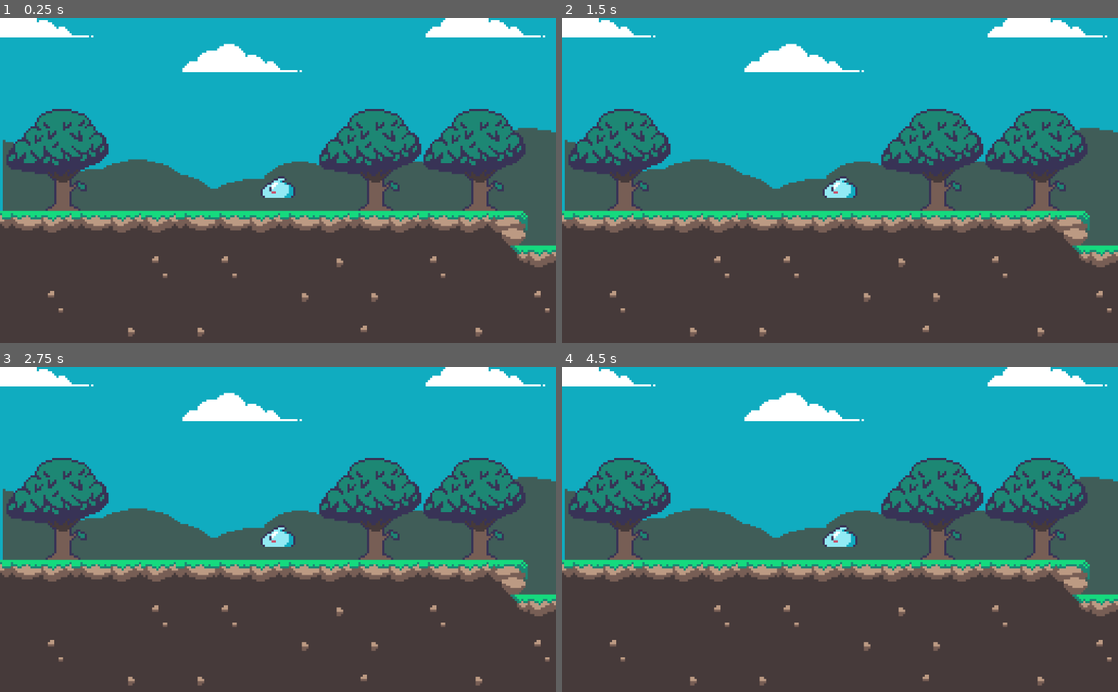
Above: before the commit, frames 1-4 (two rows, left to right).
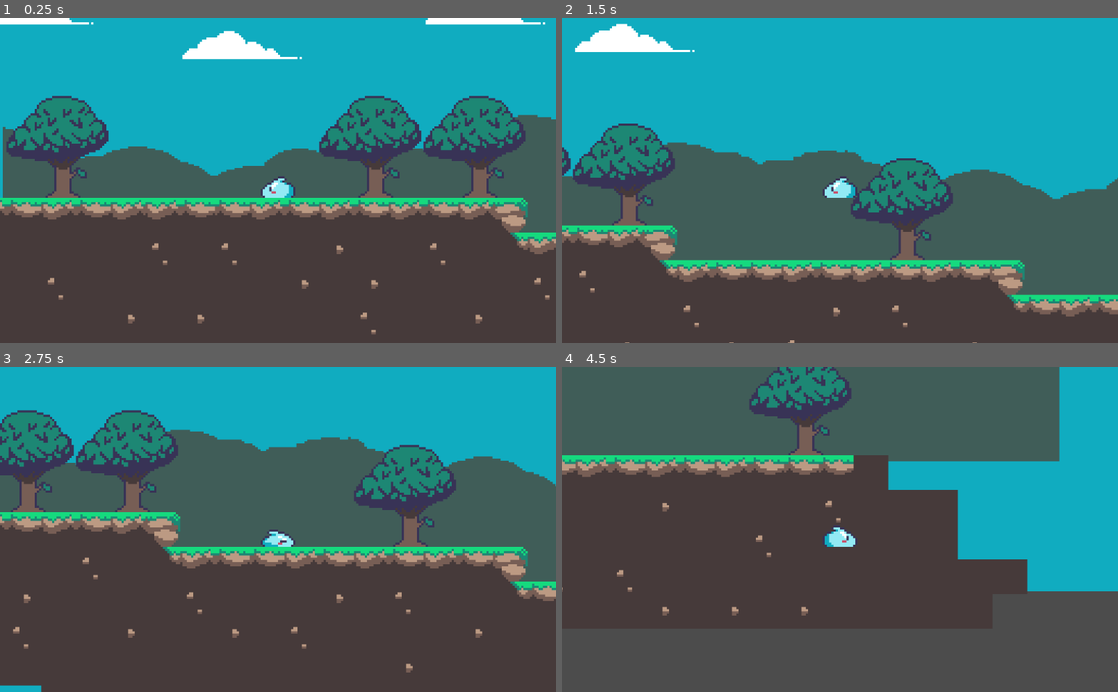
Above: after the commit, the same moments.

Repository: MaximoYT201/Game
Game: Godot game, scene res://Scenes/Mundo1.tscn
Two runs of this game, one before a commit and one after it. Both use one fixed random seed, a clock stepped at 60 frames per second and the inputs below.
Inputs:
- Up to frame 1 (0.25 s): no input
- Up to frame 2 (1.5 s): tap Enter at 0.5 s; hold Up (ui_up) 0.53-1.28 s; hold Right (ui_right) from 0.53 s (still down); tap Up (ui_up) at 1.35 s
- Up to frame 3 (2.75 s): tap Up (ui_up) at 1.52, 1.82 s; release Right (ui_right) at 2.03 s; hold Left (ui_left) from 2.03 s (still down); hold Up (ui_up) from 2.03 s (still down)
- Up to frame 4 (4.5 s): release Left (ui_left) at 2.78 s; release Up (ui_up) at 2.78 s; hold Right (ui_right) 2.78-4.28 s; tap Up (ui_up) at 2.85, 3.02, 3.32, 4.35 s; hold Up (ui_up) 3.53-4.28 s; hold Left (ui_left) from 4.28 s (still down)

The runs differ from the first frame. In frame 1, 23% of the frame differs, in the area x 0-100%, y 0-99%; in frame 2, 38%; in frame 3, 40%; in frame 4, 62%.

Commit message:
Movimiento base de player

Diff:
--- a/Scenes/Player.tscn
+++ b/Scenes/Player.tscn
@@ -61,6 +61,7 @@
 vframes = 2
 
 [node name="AnimationPlayer" type="AnimationPlayer" parent="."]
+method_call_mode = 1
 anims/Idle = SubResource( 2 )
 anims/RESET = SubResource( 3 )
 anims/Walk = SubResource( 4 )
--- a/Scrips/Player.gd
+++ b/Scrips/Player.gd
@@ -1 +1,66 @@
+
 extends KinematicBody2D
+
+# Variables de movimiento
+var speed = 200
+var jump_speed = -400
+var gravity = 800
+var jump_limit = -100
+var jump_cutoff_gravity = 1000
+var velocity = Vector2()
+var is_jumping = false
+
+# Nodo AnimationPlayer (asegúrate de que el nombre coincida con tu árbol de escenas)
+onready var anim_player = $AnimationPlayer
+onready var sprite = $Sprite # Añadimos una referencia a tu nodo Sprite
+
+func _physics_process(delta):
+
+	# Reiniciar velocidad horizontal
+	velocity.x = 0
+
+	# Movimiento horizontal (izquierda y derecha)
+	if Input.is_action_pressed("ui_right"):
+		velocity.x = speed
+		# Voltear el personaje para que mire a la derecha
+		sprite.flip_h = false
+	elif Input.is_action_pressed("ui_left"):
+		velocity.x = -speed
+		# Voltear el personaje para que mire a la izquierda
+		sprite.flip_h = true
+
+	# Lógica de salto (con altura variable)
+	if is_on_floor():
+		is_jumping = false
+		if Input.is_action_just_pressed("ui_up"):
+			velocity.y = jump_speed
+			is_jumping = true
+	else:
+		if is_jumping and Input.is_action_just_released("ui_up") and velocity.y < jump_limit:
+			velocity.y = jump_limit
+
+	# Aplicar gravedad
+	if velocity.y < 0 and not Input.is_action_pressed("ui_up"):
+		velocity.y += jump_cutoff_gravity * delta
+	else:
+		velocity.y += gravity * delta
+
+	# Mover el personaje
+	velocity = move_and_slide(velocity, Vector2(0, -1))
+
+	# Llamar a la función de actualización de animación al final de la física
+	update_animation()
+
+# Función para controlar las animaciones
+func update_animation():
+	if is_on_floor():
+		if velocity.x == 0:
+			# Si está en el suelo y no se mueve
+			anim_player.play("Idle")
+		else:
+			# Si está en el suelo y se mueve
+			anim_player.play("Walk")
+	else:
+		# Si está en el aire (saltando o cayendo)
+		# Podrías agregar una animación de "salto" si la tienes
+		pass
